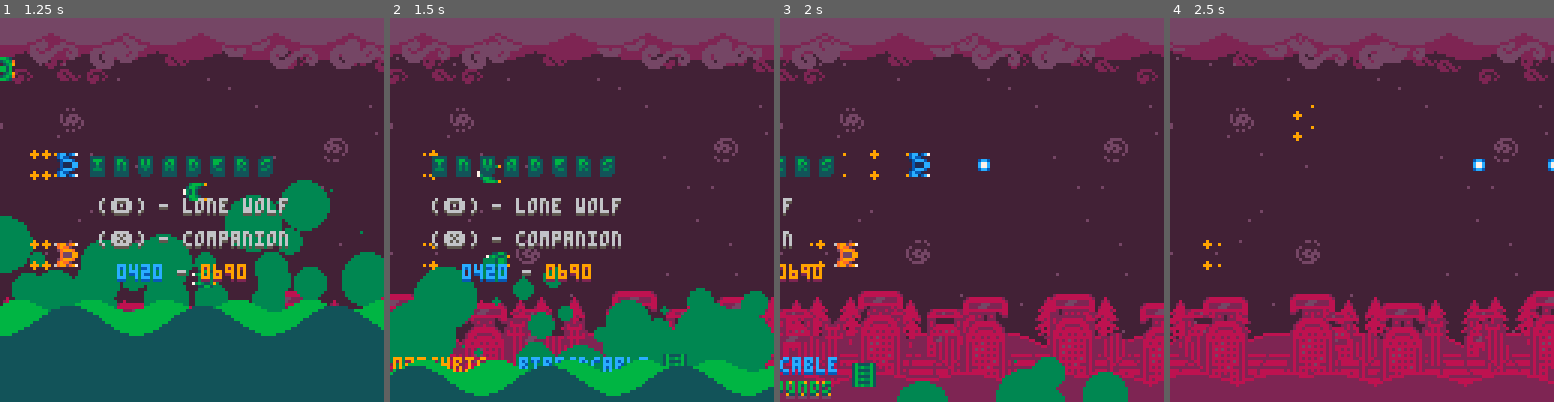
Above: before the commit, frames 1-4 (left to right).
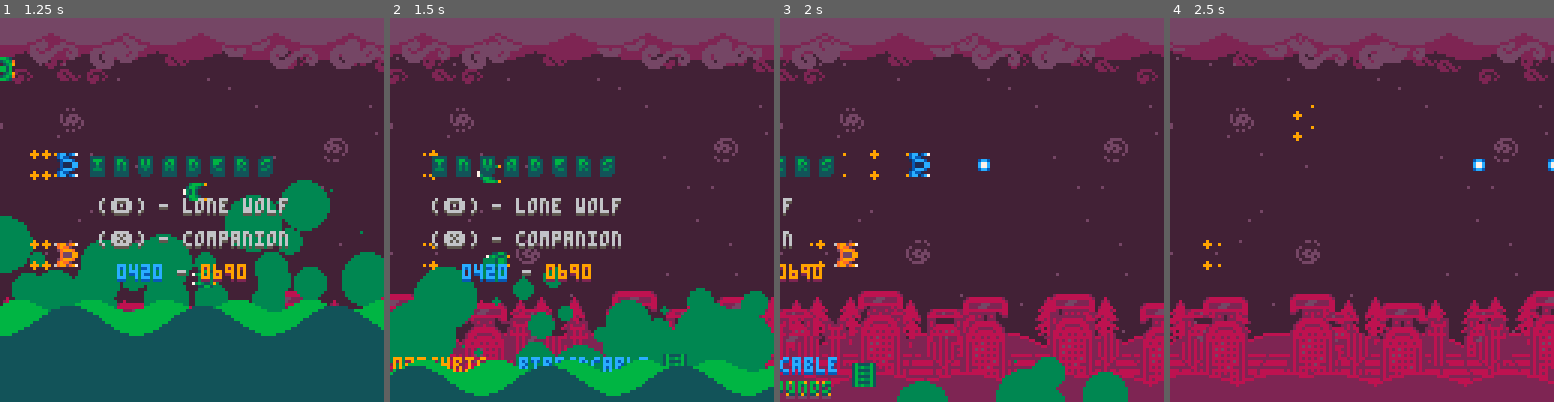
Above: after the commit, the same moments.

Repository: Sarah-Duck/toxic-invaders
Game: PICO-8 cartridge music.p8
The game is run twice, just before and just after one commit, with the same random seed, the same clock (stepped at 60 frames per second) and the same inputs.
Inputs:
- Up to frame 1 (1.25 s): tap X (X key) at 0.33, 1.07 s; tap O (Z key) at 0.7 s
- Up to frame 2 (1.5 s): no input
- Up to frame 3 (2 s): hold Right from 1.6 s (still down); tap O (Z key) at 1.7 s; tap X (X key) at 1.85 s
- Up to frame 4 (2.5 s): release Right at 2.1 s; tap O (Z key) at 2.1 s; hold Up 2.15-2.42 s; hold Right from 2.47 s (still down)

Frame 1 is identical in both runs. In frame 2, 0.6% of the frame differs, in the area x 29-53%, y 78-91%; in frame 3, 1.1%; in frame 4, 2.1%, in the area x 2-89%, y 78-95%.

Commit message:
Moved screenshake math into vars to reduce ~20 tokens.

Diff:
--- a/background.lua
+++ b/background.lua
@@ -1,5 +1,3 @@
--- bgcircles = {}
-
 function scrollingcircles(y, speed, spacing, radius, color)
     for i = 1, 256, spacing do
         circfill((i-(gt*speed))%256-radius*2, y, radius, color)
@@ -35,7 +33,7 @@
 
 function drawbg()
     cls(0)
-    camera((sin(shake+t())*shake)/3, (sin(shake+gt/2.1)*shake)/3)
+    camera(screenshakex/3, screenshakey/3)
 
     --stars
     for i = 1, 64, 1 do
@@ -56,8 +54,8 @@
     scrollingsprite(88, 60, 10, 1, 1, 28)
     scrollingsprite(88, 120, 10, 1, 1, 28)
     scrollingsprite(88, 130, 12, 1, 1, 29)
-    scrollingsprite(88, 160, 15, 1, 1, 30)
-    scrollingsprite(72, 145, 15, 1, 1, 30)
+    scrollingsprite(88, 160, 15, 1, 1, 30)--
+    scrollingsprite(72, 145, 15, 1, 1, 30)--
     scrollingsprite(72, 20, 10, 1, 1, 28)
     scrollingsprite(72, 100, 10, 1, 1, 28)
     scrollingsprite(72, 170, 15, 1, 1, 30)
@@ -65,8 +63,8 @@
     scrollingsprite(248, 40, 5, 2, 1, 35)
     scrollingsprite(248, 80, 5, 2, 1, 35)
     scrollingsprite(248, 180, 9, 2, 1, 38)
-    scrollingsprite(248, 260, 9, 2, 1, 38)
-    scrollingsprite(232, 120, 7, 2, 1, 36)
+    scrollingsprite(248, 260, 9, 2, 1, 38)--
+    scrollingsprite(232, 120, 7, 2, 1, 36)--
     scrollingsprite(232, 160, 7, 2, 1, 36)
     scrollingsprite(232, 240, 9, 2, 1, 38)
     --fg clouds
@@ -74,7 +72,7 @@
     scrollingcircles(-12, 40, 25, 20, 4)
 
 
-    camera((sin(shake+t())*shake)/2, (sin(shake+gt/2.1)*shake)/2)
+    camera(screenshakex/2, screenshakey/2)
 
     --landscape
     scrollingcirclelines(125, 72, 25, 20, 8)
@@ -95,16 +93,6 @@
     for i = 1, 10, 1 do
         scrollingsprite(231,treex[i],94+sin(i/5.2323),1,2,72,(i%2==0))
     end
-    -- scrollingsprite(231,10,94,1,2,72,true)
-    -- scrollingsprite(231,30,94,1,2,72)
-    -- scrollingsprite(231,20,93,1,2,72,true)
-    -- scrollingsprite(231,50,95,1,2,72,true)
-    -- scrollingsprite(231,62,93,1,2,72,true)
-    -- scrollingsprite(231,70,94,1,2,72)
-    -- scrollingsprite(231,80,95,1,2,72)
-    -- scrollingsprite(231,95,94,1,2,72)
-    -- scrollingsprite(231,100,93,1,2,72)
-    -- scrollingsprite(231,120,95,1,2,72,true)
     --small buildings
     scrollingsprite(226,15,98,2,2,80)
     scrollingsprite(226,65,97,2,2,80)
@@ -112,20 +100,20 @@
     scrollingsprite(226,115,97,2,2,80)
     --totem poles
     scrollingsprite(230,25,99,1,2,84)
-    scrollingsprite(230,65,100,1,2,84,true)
-    scrollingsprite(230,85,101,1,2,84)
+    scrollingsprite(230,65,100,1,2,83,true)
+    scrollingsprite(230,85,101,1,2,83)
     --dead trees
-    scrollingsprite(228,30,104,2,2,84)
-    scrollingsprite(228,75,105,2,2,84,true)
-    scrollingsprite(228,100,104,2,2,84)
-    scrollingsprite(228,120,105,2,2,84,true)
+    scrollingsprite(228,30,104,2,2,86)
+    scrollingsprite(228,75,105,2,2,86,true)
+    scrollingsprite(228,100,104,2,2,86)
+    scrollingsprite(228,120,105,2,2,86,true)
     --large buildings (front)
     scrollingsprite(192,52,94,2,4,90)
     scrollingsprite(192,22,91,2,4,90)
     scrollingsprite(192,102,90,2,4,90)
     scrollingsprite(192,137,92,2,4,90)
 
-    camera(sin(shake+t())*shake, sin(shake+gt/2.1)*shake)
+    camera(screenshakex, screenshakey)
 
     scrollingcirclelines(150, 100, 30, 32, 8)
     scrollingcircles(151, 100, 30, 32, 2)
--- a/players.lua
+++ b/players.lua
@@ -51,6 +51,7 @@
             for i = 1, #enemies, 1 do
                 enemies[i].health = -1
             end
+            currentscore-=10
             sfx(11, 3)
             sfx(29, 1)
         elseif player.health <= 0 then
--- a/update.lua
+++ b/update.lua
@@ -4,6 +4,8 @@
 flashtime = ceil(t()*10%2) --for flashing elements (ship, score)
 circletimex = sin(t())*3 -- for elements that move in a circle (respawn timer)
 circletimey = cos(t())*3
+screenshakex = sin(shake+t())*shake
+screenshakey = sin(shake+gt/2.1)*shake
 
 if gameover then
     scrollspeed = mid(-1/10,scrollspeed-1/3000,ft)
